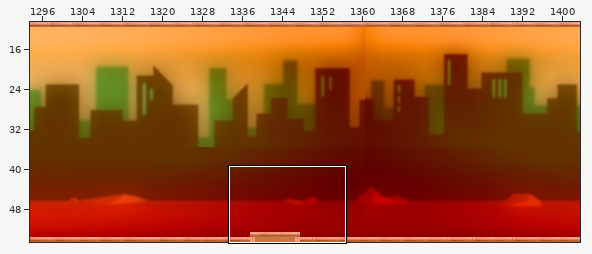
Level history. Tiled map: assets/data/lvl5.tmx. The picture above shows the old version from afar; the outline marks the close-up.
Close-up. Earlier state:
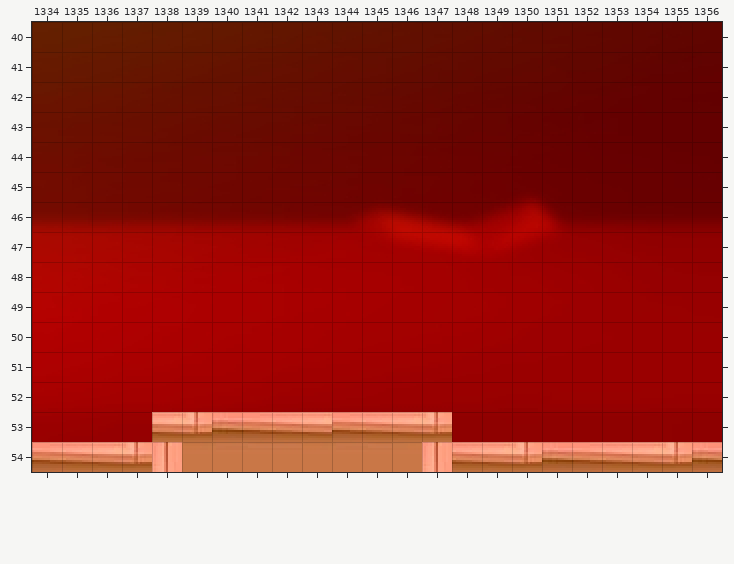
Cells are 15x15 px. Shown: x 1334..1356, y 40..54.
And afterwards:
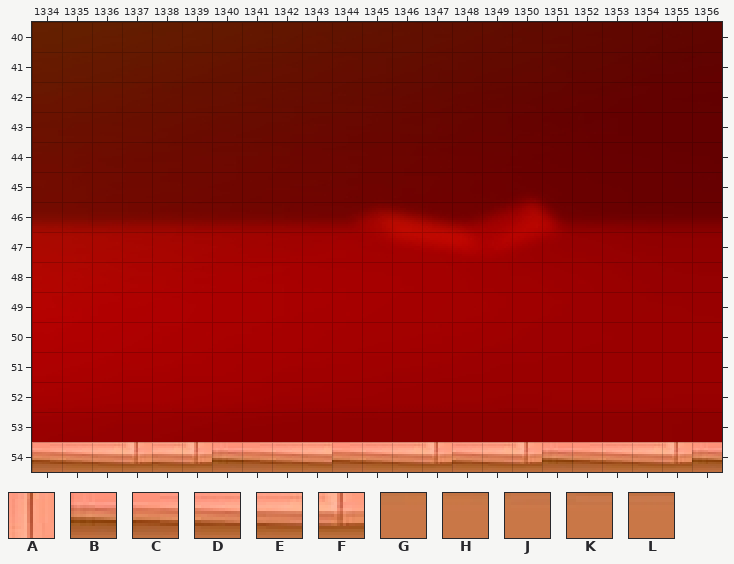
Key: from "tile": A 16, B 18, C 19, D 20, E 21, F 22, G 24, H 25, J 26, K 27, L 28.
_ is an empty cell.
Edits made:
Layer "plat":
The author changed tile J to tile B in row 54 at x 1340.
The author changed tile J to tile C in row 54 at x 1344.
The author changed tile K to tile C in row 54 at x 1341.
The author changed tile K to tile D in row 54 at x 1345.
The author changed tile L to tile D in row 54 at x 1342.
The author changed tile A to tile E in row 54 at x 1338.
The author changed tile G to tile E in row 54 at x 1346.
The author changed tile H to tile E in row 54 at x 1343.
The author changed tile A to tile F in row 54 at x 1347.
The author changed tile H to tile F in row 54 at x 1339.
Tile B is gone in row 53 at x 1340.
Tile C is gone in row 53 at x 1341 and 1344.
Tile D is gone in row 53 at x 1342 and 1345.
Tile E is gone in row 53 at x 1338, 1343 and 1346.
Tile F is gone in row 53 at x 1339 and 1347.
